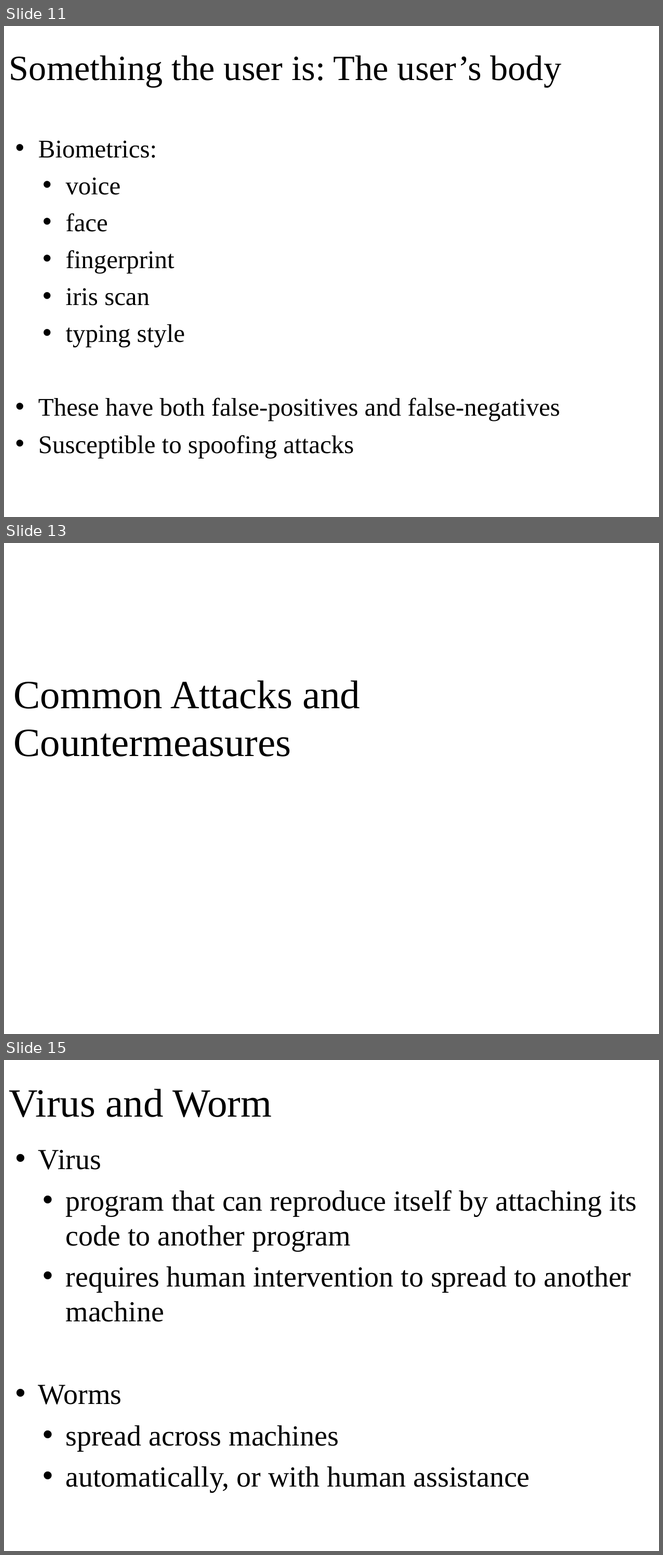
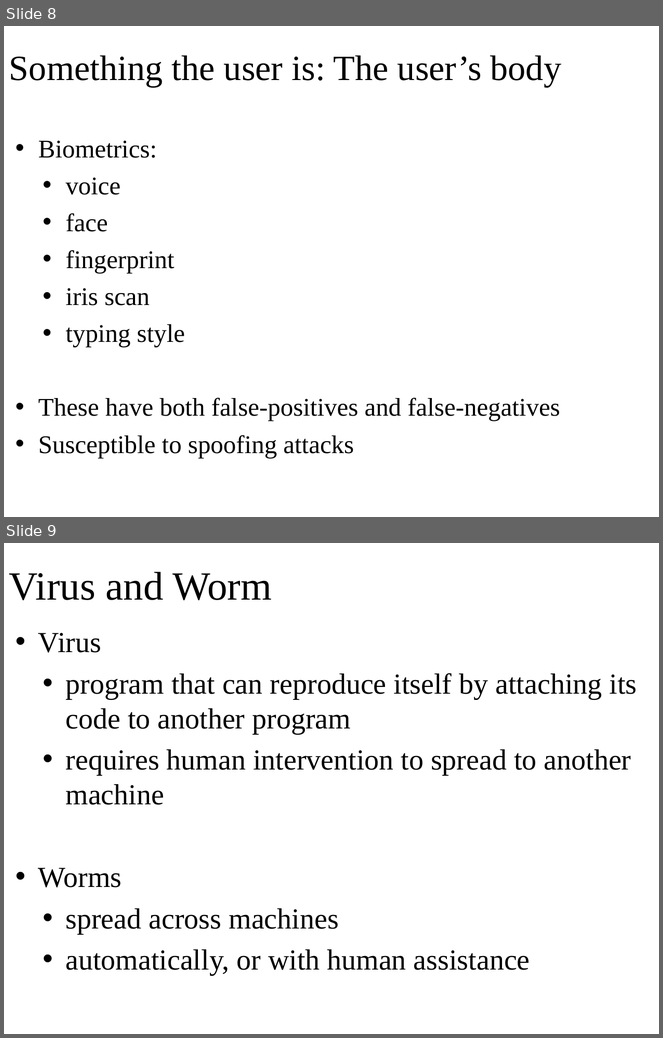
Before and after one commit to oscourse/oscourse.github.io, a slide deck: slides/security.pptx. Shown one above the other, each under a label of ours: slides 11, 13 and 15 before the commit, slides 8 and 9 after it; the slides between them are not shown. The pictures are 663x1555 and 663x1038 pixels, drawn with LibreOffice and Linux fonts; fonts in the diff are those of the drawing. Boxes give left, top, right and bottom in pixels: in the first picture for what was removed or moved away, otherwise in the second. Text is boxed around its words. In the diff, an @@ line names an element or a change of style, - is before the commit and + after.

```diff
--- a/slides/security.pptx
+++ b/slides/security.pptx
@@ slide 13 removed at (x1=4, y1=543, x2=659, y2=1034), background #FFFFFF @@
@@ title removed at (x1=14, y1=680, x2=360, y2=757) @@
-Common Attacks and Countermeasures
@@ what was slide 11 is now slide 8 @@
@@ what was slide 15 is now slide 9 @@
```
Also in this commit, not shown: 4 slides changed, 6 other slides removed, 2 other files.
